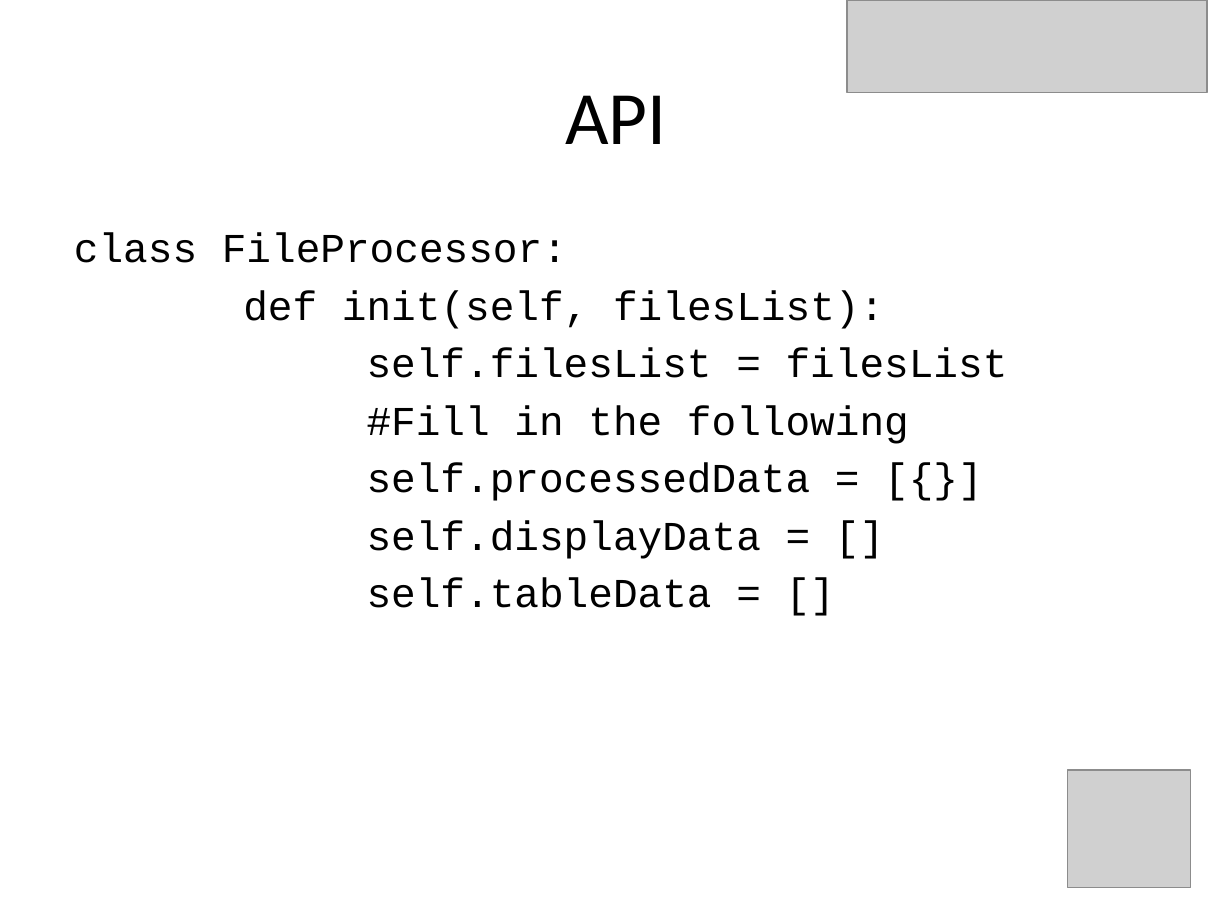
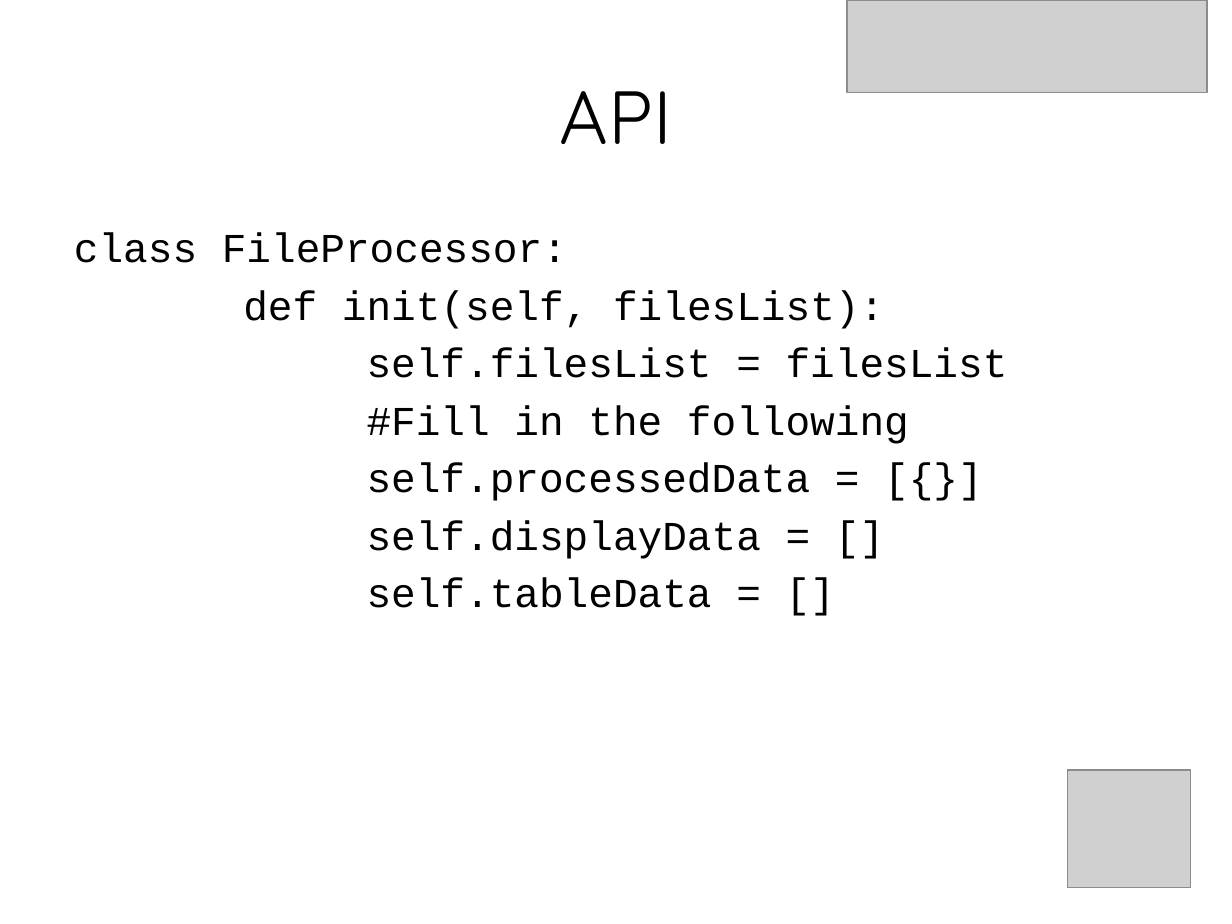
Before and after one commit to doctoboggan/DeathRay, a slide deck: slide 16 of manuals/desReview.pptx. Drawn at 1232x924 pixels with LibreOffice and Linux fonts; fonts in the diff are those of the drawing; grey boxes stand for pictures. Boxes give left, top, right and bottom in pixels: in the first picture for what was removed or moved away, otherwise in the second. Text is boxed around its words. In the diff, an @@ line names an element or a change of style, - is before the commit and + after.

```diff
--- a/manuals/desReview.pptx
+++ b/manuals/desReview.pptx
@@ title "API" at [560,91,672,144]: font Calibri to Quicksand @@
```
Also in this commit, not shown: 3 other slides changed, 1 slide added, 1 slide removed.
